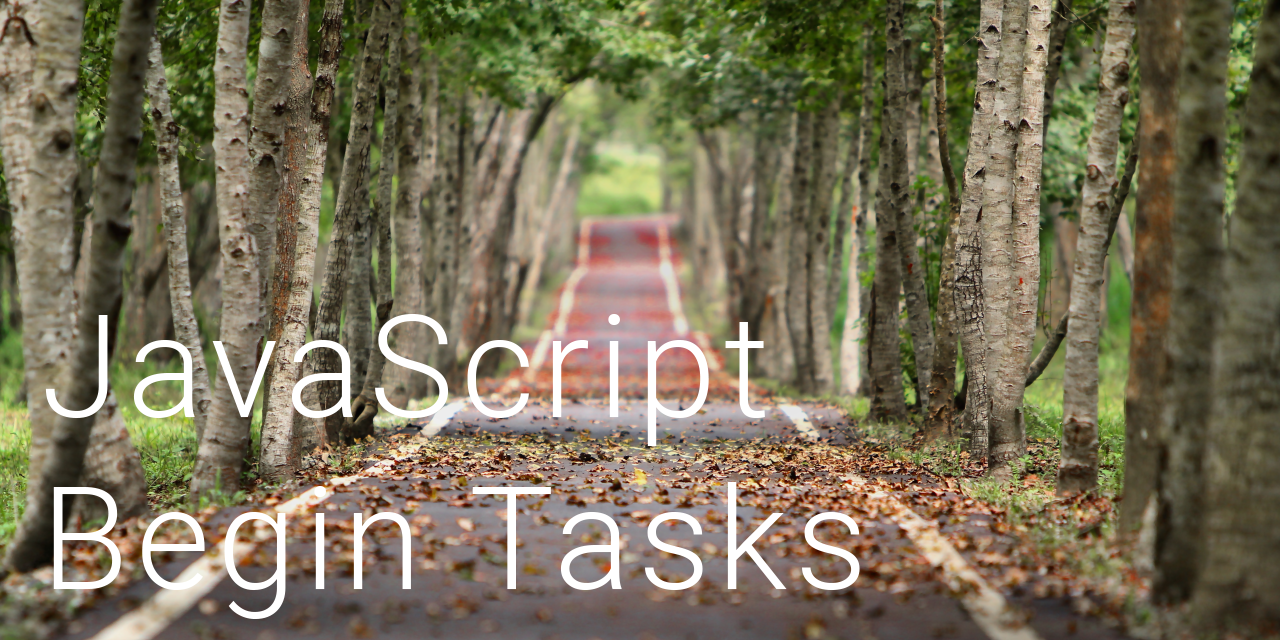
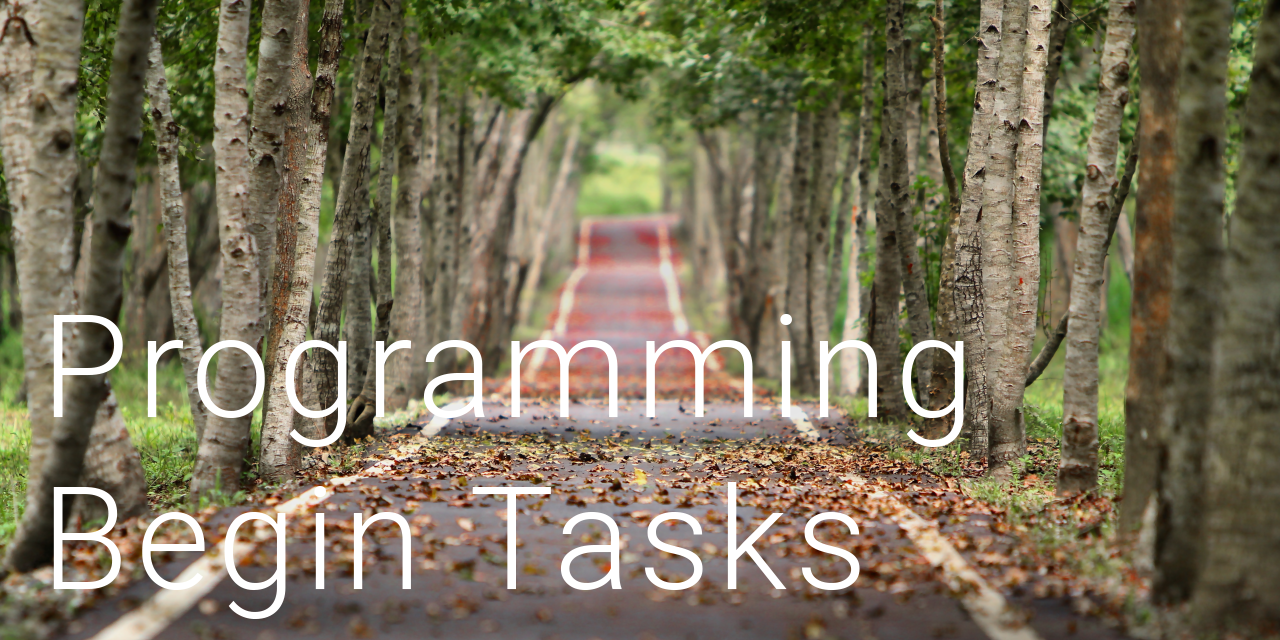
Layers edited between the first and the second 1280 x 640 image:
renamed "JavaScript Begin Tasks" to "Programming Begin Tasks", painted on it over [45, 314, 964, 447]
